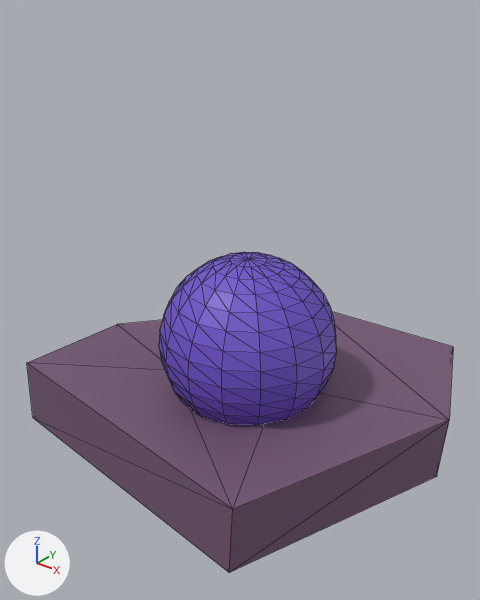
The glTF model land3.gltf, before and after one commit.
Camera for both pictures: a 50 mm camera at (25.02, 18.27, 5.06) aimed at (20.62, 23.77, 1.64). The lights are fixed; the arrows at lower left show +X, +Y and +Z. Mesh edges are drawn as thin lines. Where no turn or scale is listed for an object, it has been applied to the vertices.

Objects in the first picture: 'obj3', 'obj3Sphere'.
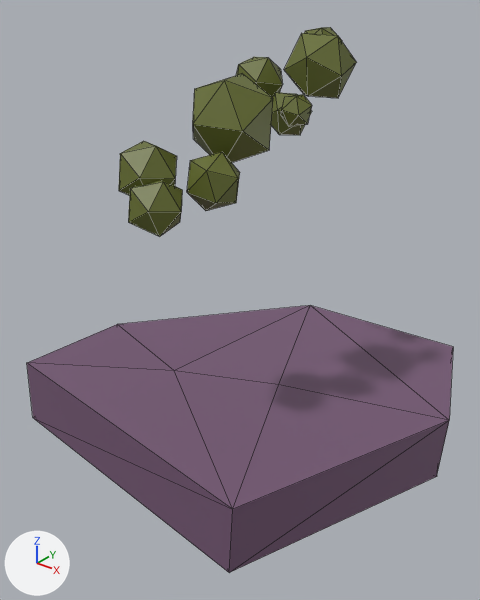
Commit message: Updated land models

Where the newer file only moved an object's origin or applied its transform, the numbers keep the older frame.

Pixel boxes [x1, y1, x2, y2] of what changed, in the pictures (480 x 600 px):
'obj3Sphere', deleted
    before: [159, 252, 336, 425]
'tree3.001', added
    after: [119, 27, 356, 237]
    faces in mat_leaves (dark yellow #656d2b): [119, 57, 283, 237]
    faces in mat_material_006 (dark yellow #656d2b): [271, 27, 356, 135]

The change in detail:
Material 'Material.006' (mat_material_006) is new.
Its base color is (0.13, 0.153, 0.0242) (dark yellow #656d2b).
Material 'leaves' (mat_leaves) is new.
Its base color is (0.13, 0.153, 0.0242) (dark yellow #656d2b).
Mesh me_icosphere_009 is new.
It has 108 vertices, 180 faces and spans x -0.31..1.13, y -2.31..0.53, z -1.14..0.59.
Faces by material slot: [100, 80].
It uses material mat_leaves (dark yellow #656d2b).
It uses material mat_material_006 (dark yellow #656d2b).
Object 'obj3Sphere' (ob_obj3sphere) is deleted.
Object 'tree3.001' (ob_tree3_001) is new; it shows me_icosphere_009.
Its location is (20.26, 24.55, 3.99).
